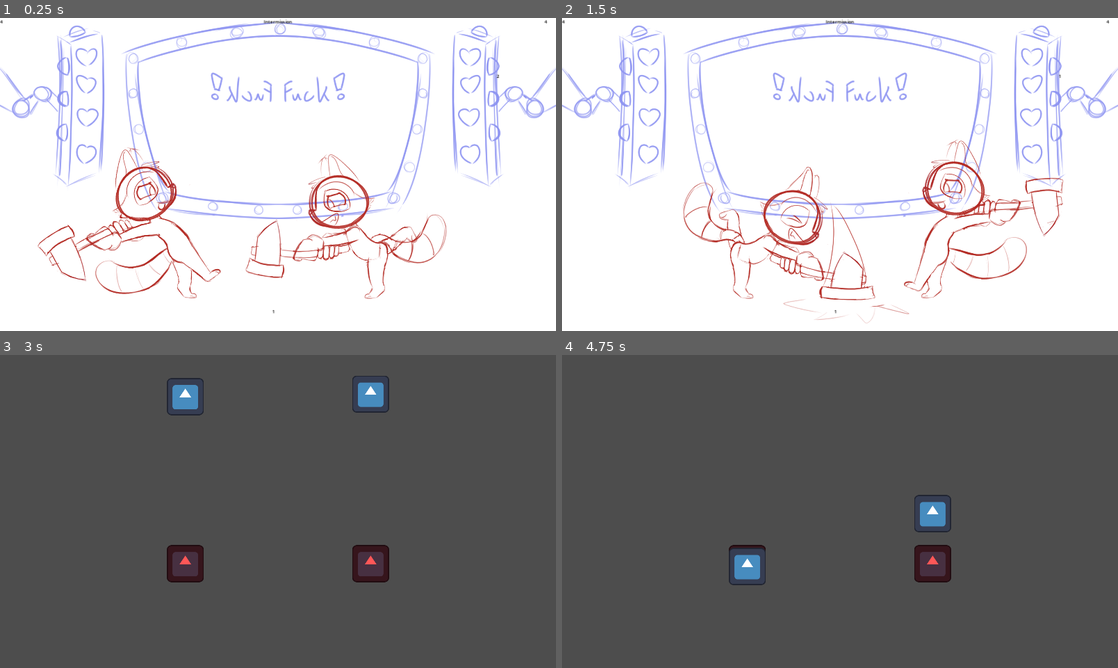
Above: before the commit, frames 1-4 (two rows, left to right).
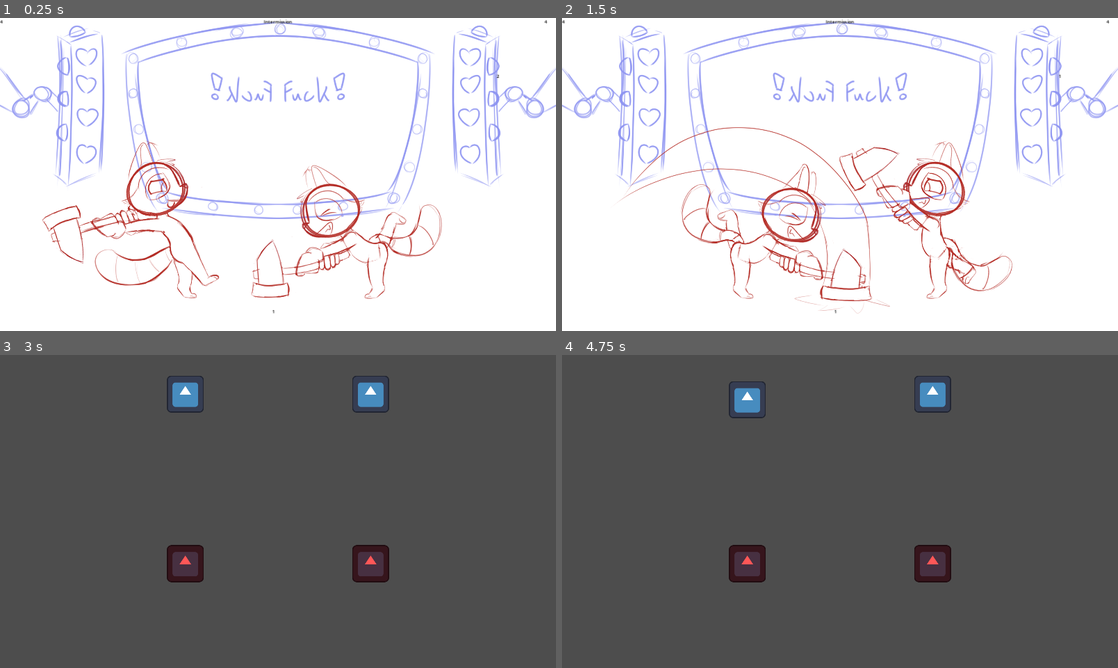
Above: after the commit, the same moments.

Repository: AidanOG/RuckusWare
Game: Godot game, scene res://Main Game/main.tscn
The game is run twice, just before and just after one commit, with the same random seed, the same clock (stepped at 60 frames per second) and the same inputs. This scene is started directly instead of the project's main scene. The engine's default icon, where the game draws it, is replaced by a stand-in: a white triangle on a blue panel in a dark square.
Inputs:
- Up to frame 1 (0.25 s): no input
- Up to frame 2 (1.5 s): no input
- Up to frame 3 (3 s): tap Enter at 2.75 s
- Up to frame 4 (4.75 s): no input

The runs differ from the first frame. In frame 1, 5.5% of the frame differs, in the area x 6-81%, y 39-90%; in frame 2, 5.7%, in the area x 10-91%, y 34-98%; in frame 3, 0.2%; in frame 4, 2.1%.

Commit message:
Added logic in the hot dog/baton grab game to skip the rest of the timer if both players are finished (while keeping the beat). Also added a tick down for the last 4 beats of the measure

Diff:
--- a/Main Game/Microgames/GameHotDog/game_grab_stick.gd
+++ b/Main Game/Microgames/GameHotDog/game_grab_stick.gd
@@ -11,7 +11,13 @@
 @export var target_timer_1: Timer
 @export var target_timer_2: Timer
 @export var game_timer: Timer
+@export var tick_timer_1: Timer
+@export var tick_timer_2: Timer
+@export var tick_timer_3: Timer
+@export var early_finish_timer_1: Timer
+@export var early_finish_timer_2: Timer
 @export var game_music: AudioStreamPlayer
+@export var tick: AudioStreamPlayer
 
 var catchable_1
 var catchable_2
@@ -19,6 +25,8 @@
 var failed_2 = false
 var success_1 = false
 var success_2 = false
+var done_1 = false
+var done_2 = false
 
 # Called when the node enters the scene tree for the first time.
 func _ready():
@@ -51,13 +59,23 @@
 	catchable_1 = false
 	catchable_2 = false
 
-	game_timer.set_wait_time(5/ GameManager.game_speed)
-	target_timer_1.set_wait_time(randf_range(0.0, (1.5/ GameManager.game_speed)))
+	game_timer.set_wait_time(7.5/ GameManager.game_speed)
+	early_finish_timer_1.set_wait_time((7.5 - 4.5)/ GameManager.game_speed)
+	early_finish_timer_2.set_wait_time((7.5 - 2.5)/ GameManager.game_speed)
+	tick_timer_1.set_wait_time((7.5 - 0.5)/GameManager.game_speed)
+	tick_timer_2.set_wait_time((7.5 - 1.0)/GameManager.game_speed)
+	tick_timer_3.set_wait_time((7.5 - 1.5)/GameManager.game_speed)
+	target_timer_1.set_wait_time(randf_range(0.0, (5.5/ GameManager.game_speed)))
 	target_timer_1.start()
-	target_timer_2.set_wait_time(randf_range(0.0, (1.5/ GameManager.game_speed)))
+	target_timer_2.set_wait_time(randf_range(0.0, (5.5/ GameManager.game_speed)))
 	target_timer_2.start()
 
+	tick_timer_1.start()
+	tick_timer_2.start()
+	tick_timer_3.start()
 	game_timer.start()
+	early_finish_timer_1.start()
+	early_finish_timer_2.start()
 
 
 # Called every frame. 'delta' is the elapsed time since the previous frame.
@@ -67,9 +85,11 @@
 			target_1.target_gravity = 0
 			target_1.velocity.y = 0
 			success_1 = true
+			done_1 = true
 			print("p1 success")
 		elif catchable_1 == false && success_1 == false:
 			failed_1 = true
+			done_1 = true
 			print("p1 failure early")
 			GameManager.p1_just_failed = true
 
@@ -78,9 +98,11 @@
 			target_2.target_gravity = 0
 			target_2.velocity.y = 0
 			success_2 = true
+			done_2 = true
 			print("p2 success")
 		elif catchable_2 == false && success_2 == false:
 			failed_2 = true
+			done_2 = true
 			print('p2 failure early')
 			GameManager.p2_just_failed = true
 
@@ -93,6 +115,7 @@
 		catchable_1 = false
 		print("p1 failure late")
 		GameManager.p1_just_failed = true
+		done_1 = true
 
 
 func _on_catcher_2_area_entered(area):
@@ -103,20 +126,58 @@
 		catchable_2 = false
 		print("p2 failure late")
 		GameManager.p2_just_failed = true
+		done_2 = true
 
 
 func _on_game_timer_timeout():
+	tick.play()
+	print("tick")
 	get_tree().paused = true
 	var transition_tween = get_tree().create_tween()
 	transition_tween.set_pause_mode(Tween.TWEEN_PAUSE_PROCESS)
-	transition_tween.tween_property(transition_rect, "scale", Vector2(1, 1), (0.75 / GameManager.game_speed) )
+	transition_tween.tween_property(transition_rect, "scale", Vector2(1, 1), (0.5 / GameManager.game_speed) )
 
 	#var audio_tween = get_tree().create_tween()
 	#audio_tween.set_pause_mode(Tween.TWEEN_PAUSE_PROCESS)
 	#audio_tween.tween_property(game_music, "volume_db", -60, (1/ GameManager.game_speed)) # -80 db is 0 volume
 
 
-	await get_tree().create_timer(1/ GameManager.game_speed).timeout
+	await get_tree().create_timer(0.5/ GameManager.game_speed).timeout
 	get_tree().paused = false
 	game_music.stop()
+
 	get_tree().change_scene_to_packed(SceneManager.main_scene)
+
+
+func _on_tick_timer_1_timeout():
+	print("tick")
+	tick.play()
+
+
+func _on_tick_timer_2_timeout():
+	print("tick")
+	tick.play()
+
+
+func _on_tick_timer_3_timeout():
+	print("tick")
+	tick.play()
+
+
+func _on_early_finish_timeout():
+	print("testing for early finish")
+	if done_1 == true && done_2 == true:
+		print("skip!")
+		early_finish_timer_2.stop()
+		await get_tree().create_timer(0.25/ GameManager.game_speed).timeout
+		game_timer.set_wait_time(0.25/ GameManager.game_speed)
+		game_timer.start()
+
+
+func _on_early_finish_2_timeout():
+	print("testing for early finish")
+	if done_1 == true && done_2 == true:
+		print("skip!")
+		await get_tree().create_timer(0.25/ GameManager.game_speed).timeout
+		game_timer.set_wait_time(0.25/ GameManager.game_speed)
+		game_timer.start()
--- a/Main Game/Microgames/GameHotDog/game_grab_stick.tscn
+++ b/Main Game/Microgames/GameHotDog/game_grab_stick.tscn
@@ -1,10 +1,11 @@
-[gd_scene load_steps=11 format=3 uid="uid://bvyrijkk18iiq"]
+[gd_scene load_steps=12 format=3 uid="uid://bvyrijkk18iiq"]
 
 [ext_resource type="Script" path="res://Main Game/Microgames/GameHotDog/game_grab_stick.gd" id="1_kq6cc"]
 [ext_resource type="Texture2D" uid="uid://cc2q3wlpnktnj" path="res://filedf3d.svg" id="2_vj5kf"]
 [ext_resource type="Texture2D" uid="uid://dinrjagr3thwi" path="res://icon.svg" id="3_q7i8a"]
 [ext_resource type="Script" path="res://Main Game/Microgames/GameHotDog/target_1.gd" id="4_bw4qv"]
 [ext_resource type="Script" path="res://Main Game/Microgames/GameHotDog/target_2.gd" id="5_raimr"]
+[ext_resource type="AudioStream" uid="uid://xeechu6dhxx5" path="res://Main Game/Microgames/GameHotDog/Clock Tick.ogg" id="6_0a8a6"]
 [ext_resource type="AudioStream" uid="uid://das6oobng6oby" path="res://Main Game/Microgames/GameHotDog/Hot Dog Microgame.wav" id="6_1r5kp"]
 
 [sub_resource type="SpriteFrames" id="SpriteFrames_qsfbx"]
@@ -33,7 +34,7 @@
 
 [sub_resource type="RectangleShape2D" id="RectangleShape2D_r10md"]
 
-[node name="GameGrabStick" type="Node" node_paths=PackedStri …(152 unchanged characters)… er_1", "target_timer_2", "game_timer", "game_music")]
+[node name="GameGrabStick" type="Node" node_paths=PackedStri …(152 unchanged characters)… er_1", "target_timer_2", "game_timer", "tick_timer_1", "tick_timer_2", "tick_timer_3", "early_finish_timer_1", "early_finish_timer_2", "game_music", "tick")]
 script = ExtResource("1_kq6cc")
 transition_rect = NodePath("CanvasLayer/Control/TransitionRect")
 target_1 = NodePath("Target1")
@@ -45,7 +46,13 @@
 target_timer_1 = NodePath("TargetTimer1")
 target_timer_2 = NodePath("TargetTimer2")
 game_timer = NodePath("GameTimer")
+tick_timer_1 = NodePath("TickTimer1")
+tick_timer_2 = NodePath("TickTimer2")
+tick_timer_3 = NodePath("TickTimer3")
+early_finish_timer_1 = NodePath("EarlyFinish1")
+early_finish_timer_2 = NodePath("EarlyFinish2")
 game_music = NodePath("GameMusic")
+tick = NodePath("TickSFX")
 
 [node name="CanvasLayer" type="CanvasLayer" parent="."]
 
@@ -58,7 +65,6 @@
 grow_vertical = 2
 
 [node name="TransitionRect" type="TextureRect" parent="CanvasLayer/Control"]
-visible = false
 layout_mode = 1
 anchors_preset = 8
 anchor_left = 0.5
@@ -132,8 +138,28 @@
 [node name="TargetTimer2" type="Timer" parent="."]
 one_shot = true
 
+[node name="TickTimer3" type="Timer" parent="."]
+one_shot = true
+
+[node name="TickTimer2" type="Timer" parent="."]
+one_shot = true
+
+[node name="TickTimer1" type="Timer" parent="."]
+one_shot = true
+
+[node name="EarlyFinish1" type="Timer" parent="."]
+one_shot = true
+
+[node name="EarlyFinish2" type="Timer" parent="."]
+one_shot = true
+
 [node name="GameTimer" type="Timer" parent="."]
 one_shot = true
+
+[node name="TickSFX" type="AudioStreamPlayer" parent="."]
+process_mode = 3
+stream = ExtResource("6_0a8a6")
+volume_db = 8.0
 
 [node name="GameMusic" type="AudioStreamPlayer" parent="."]
 process_mode = 3
@@ -147,4 +173,9 @@
 [connection signal="child_exiting_tree" from="Target2/VisibleOnScreenNotifier2D" to="Target2" method="_on_visible_on_screen_notifier_2d_child_exiting_tree"]
 [connection signal="timeout" from="TargetTimer1" to="Target1" method="_on_target_timer_1_timeout"]
 [connection signal="timeout" from="TargetTimer2" to="Target2" method="_on_target_timer_2_timeout"]
+[connection signal="timeout" from="TickTimer3" to="." method="_on_tick_timer_3_timeout"]
+[connection signal="timeout" from="TickTimer2" to="." method="_on_tick_timer_2_timeout"]
+[connection signal="timeout" from="TickTimer1" to="." method="_on_tick_timer_1_timeout"]
+[connection signal="timeout" from="EarlyFinish1" to="." method="_on_early_finish_timeout"]
+[connection signal="timeout" from="EarlyFinish2" to="." method="_on_early_finish_2_timeout"]
 [connection signal="timeout" from="GameTimer" to="." method="_on_game_timer_timeout"]
--- a/Main Game/main.tscn
+++ b/Main Game/main.tscn
@@ -62,6 +62,9 @@
 animations = [{
 "frames": [{
 "duration": 1.0,
+"texture": ExtResource("10_1fh8p")
+}, {
+"duration": 1.0,
 "texture": ExtResource("3_f3lr2")
 }, {
 "duration": 1.0,
@@ -81,9 +84,6 @@
 }, {
 "duration": 1.0,
 "texture": ExtResource("9_f4elw")
-}, {
-"duration": 1.0,
-"texture": ExtResource("10_1fh8p")
 }],
 "loop": true,
 "name": &"intermission",
@@ -200,6 +200,9 @@
 animations = [{
 "frames": [{
 "duration": 1.0,
+"texture": ExtResource("6_bgpuh")
+}, {
+"duration": 1.0,
 "texture": ExtResource("7_f3cw8")
 }, {
 "duration": 1.0,
@@ -219,9 +222,6 @@
 }, {
 "duration": 1.0,
 "texture": ExtResource("5_uhyiv")
-}, {
-"duration": 1.0,
-"texture": ExtResource("6_bgpuh")
 }],
 "loop": true,
 "name": &"intermission",
@@ -359,12 +359,12 @@
 
 [node name="LeftRacoon" type="AnimatedSprite2D" parent="CanvasLayer"]
 sprite_frames = SubResource("SpriteFrames_vdf6n")
-animation = &"win"
+animation = &"intermission"
 offset = Vector2(960, 540)
 
 [node name="RightRacoon" type="AnimatedSprite2D" parent="CanvasLayer"]
 sprite_frames = SubResource("SpriteFrames_l7grg")
-animation = &"win"
+animation = &"lose"
 offset = Vector2(960, 540)
 flip_h = true
 
Not shown, added: Main Game/Microgames/GameHotDog/Clock Tick.ogg.import
Not shown, added: Main Game/Microgames/GameHotDog/Clock Tick.ogg
